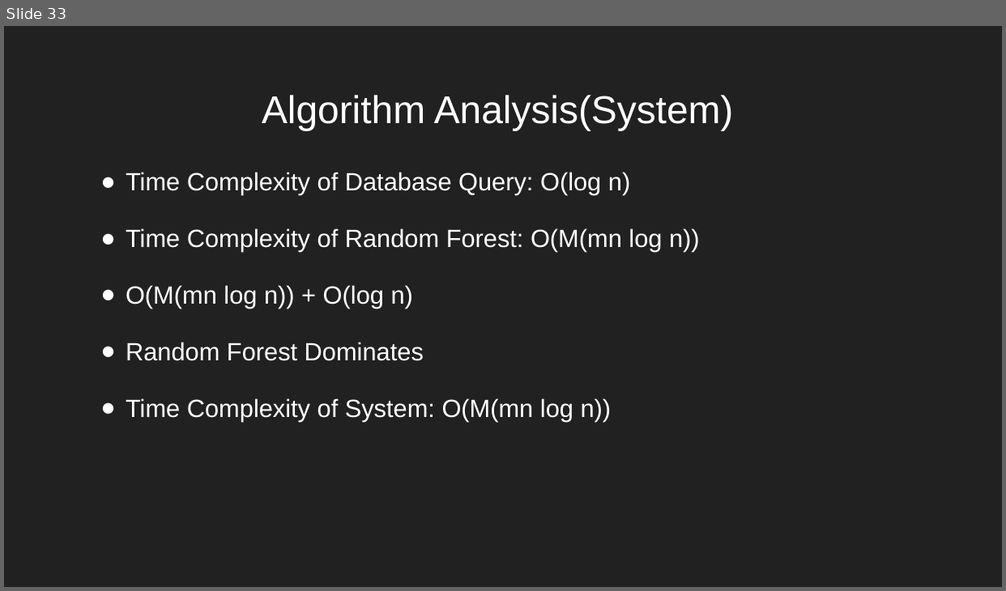
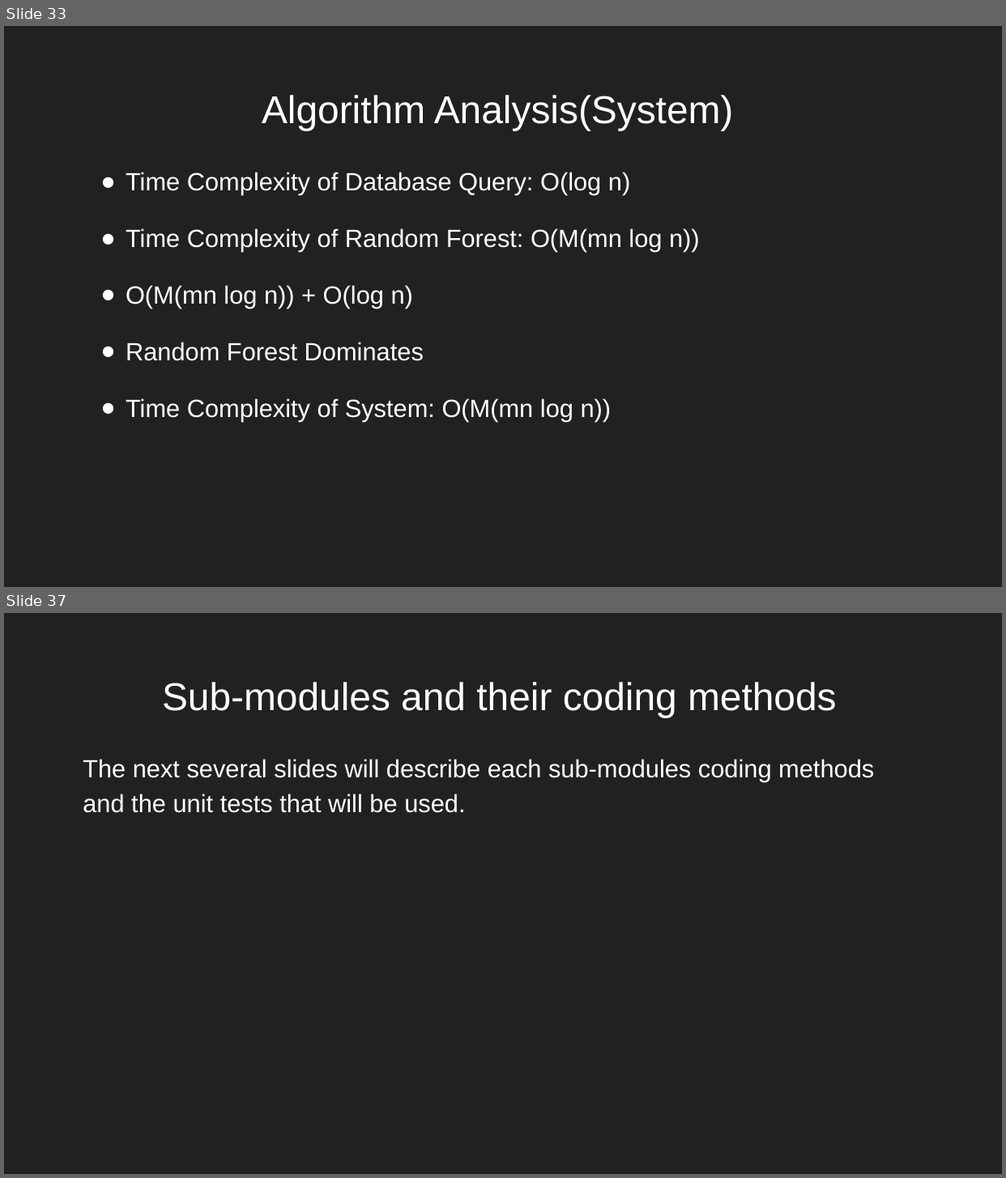
Before and after one commit to nreader72/NostraDomicile, a slide deck: docs/Progress_Reports/NostraDomicile (6).pptx. Shown one above the other, each under a label of ours: slide 33 before the commit, slides 33 and 37 after it; the slides between them are not shown. The pictures are 1006x591 and 1006x1178 pixels, drawn with LibreOffice and Linux fonts; fonts in the diff are those of the drawing; background and template pictures are left out. Boxes give left, top, right and bottom in pixels: in the first picture for what was removed or moved away, otherwise in the second. Text is boxed around its words. In the diff, an @@ line names an element or a change of style, - is before the commit and + after.

```diff
--- a/docs/Progress_Reports/NostraDomicile (6).pptx
+++ b/docs/Progress_Reports/NostraDomicile (6).pptx
@@ slide 37 added at <box>4,613,1002,1174</box>, background picture (left out) @@
@@ title added at <box>162,682,837,717</box>, 28 pt, text #FFFFFF @@
+Sub-modules and their coding methods
@@ text added at <box>83,759,874,813</box>, 18 pt, text #FFFFFF @@
+The next several slides will describe each sub-modules coding methods and the unit tests that will be used.
```
Also in this commit, not shown: 5 slides changed, 18 other slides added, 1 other file.
